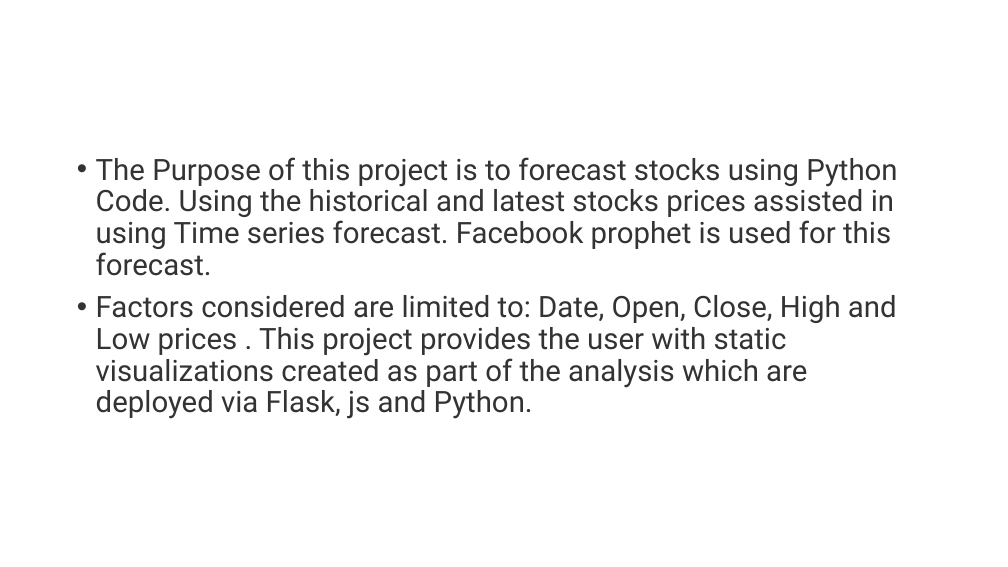
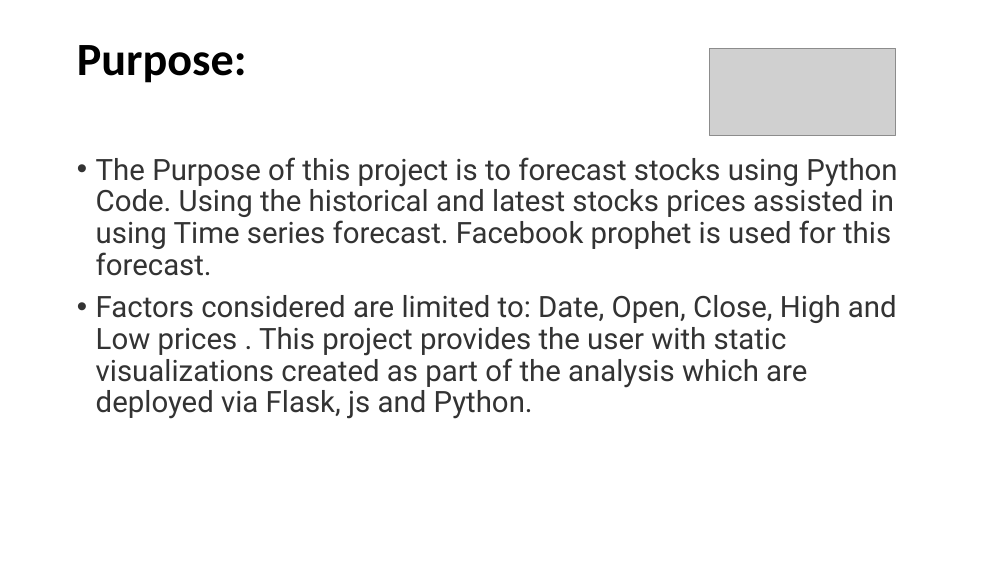
Before and after one commit to ahmadfarouk/FinalProject, a slide deck: slide 2 of Presentation.pptx. Drawn at 1008x567 pixels with LibreOffice and Linux fonts; fonts in the diff are those of the drawing; grey boxes stand for pictures. Boxes give left, top, right and bottom in pixels: in the first picture for what was removed or moved away, otherwise in the second. Text is boxed around its words. In the diff, an @@ line names an element or a change of style, - is before the commit and + after.

```diff
--- a/Presentation.pptx
+++ b/Presentation.pptx
@@ title added at <box>77,45,247,83</box>, 44 pt, text #000000, bold @@
+Purpose:
@@ picture added at <box>710,48,896,136</box> @@
```
Also in this commit, not shown: 6 other slides changed, 2 slides added, 1 slide removed.
